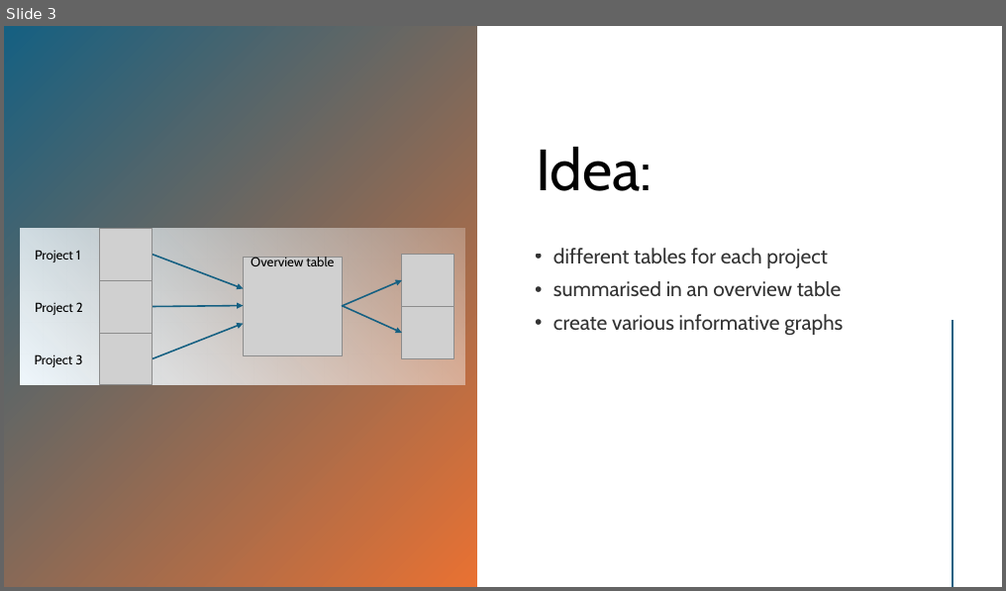
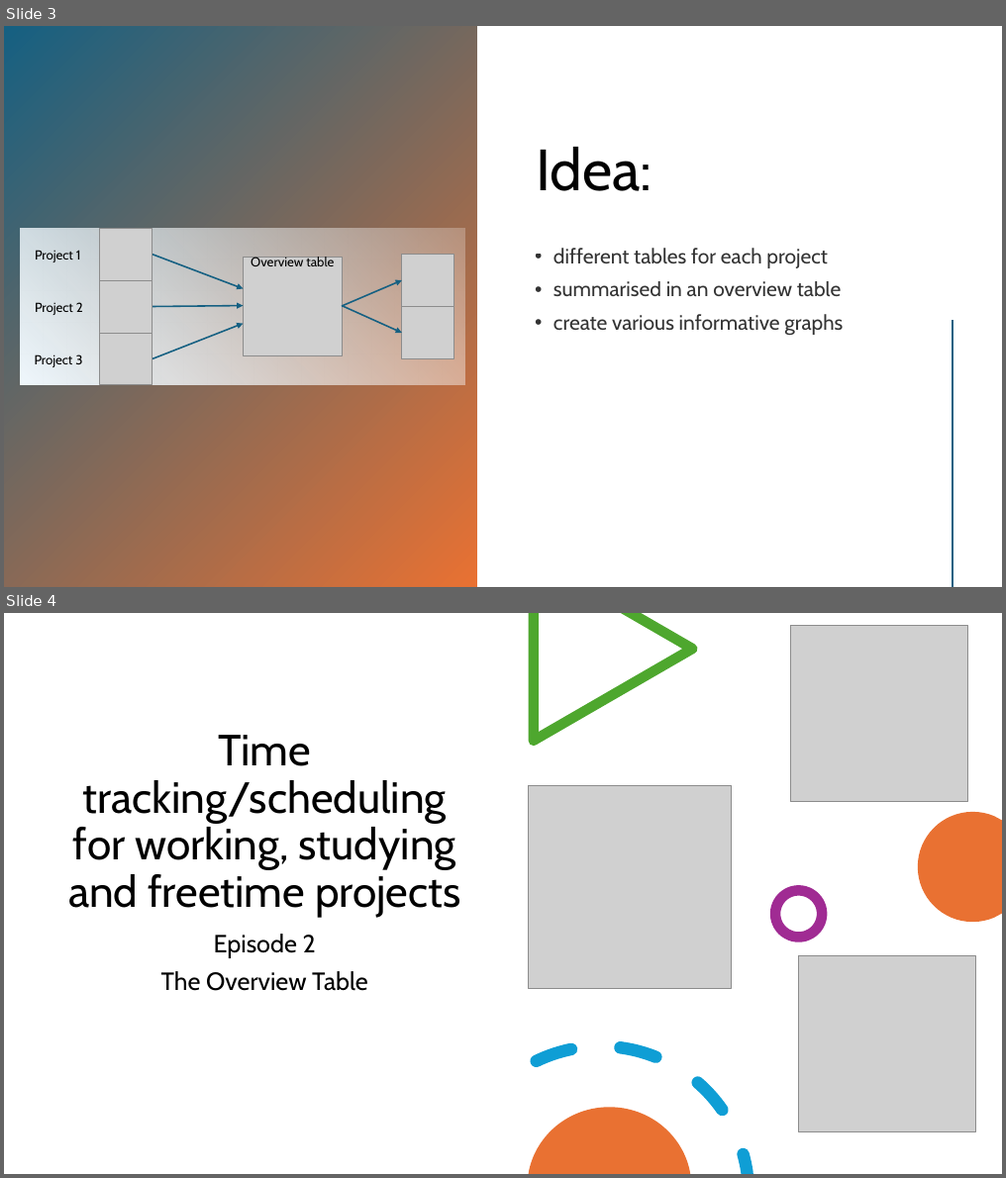
Before and after one commit to MaxWeinhold/Excel_Time_Tracker, a slide deck: Time tracking.pptx. Shown one above the other, each under a label of ours: slide 3 before the commit, slides 3 and 4 after it. The pictures are 1006x591 and 1006x1178 pixels, drawn with LibreOffice and Linux fonts; fonts in the diff are those of the drawing; grey boxes stand for pictures. Boxes give left, top, right and bottom in pixels: in the first picture for what was removed or moved away, otherwise in the second. Text is boxed around its words. In the diff, an @@ line names an element or a change of style, - is before the commit and + after.

Commit message:
Episode2

```diff
--- a/Time tracking.pptx
+++ b/Time tracking.pptx
@@ slide 4 added at box(4, 613, 1002, 1174), background #FFFFFF @@
@@ freeform shape added at box(529, 613, 698, 746), fill #4EA72E @@
@@ picture added at box(791, 625, 967, 802) @@
@@ title added at box(68, 735, 461, 918), 42 pt, text #000000 @@
+Time tracking/scheduling for working, studying and freetime projects
@@ picture added at box(529, 785, 732, 988) @@
@@ freeform shape added at box(918, 812, 1002, 922), fill #E97132 @@
@@ ellipse added at box(776, 891, 823, 937), outline #A02B93 10 pt @@
@@ subtitle added at box(161, 934, 368, 991), 24 pt, text #000000 @@
+Episode 2
+The Overview Table
@@ picture added at box(799, 956, 976, 1133) @@
@@ freeform shape added at box(529, 999, 756, 1174), fill #0F9ED5 @@
@@ freeform shape added at box(529, 1107, 690, 1174), fill #E97132 @@
```
Also in this commit, not shown: 1 other slide added, 1 other file.
